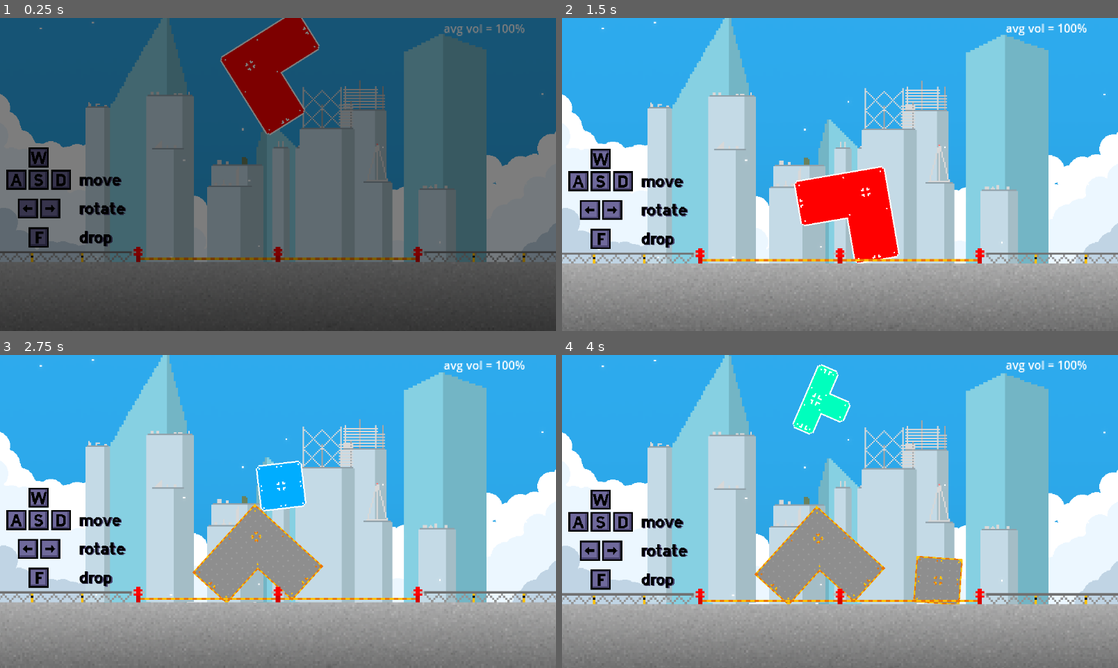
Above: before the commit, frames 1-4 (two rows, left to right).
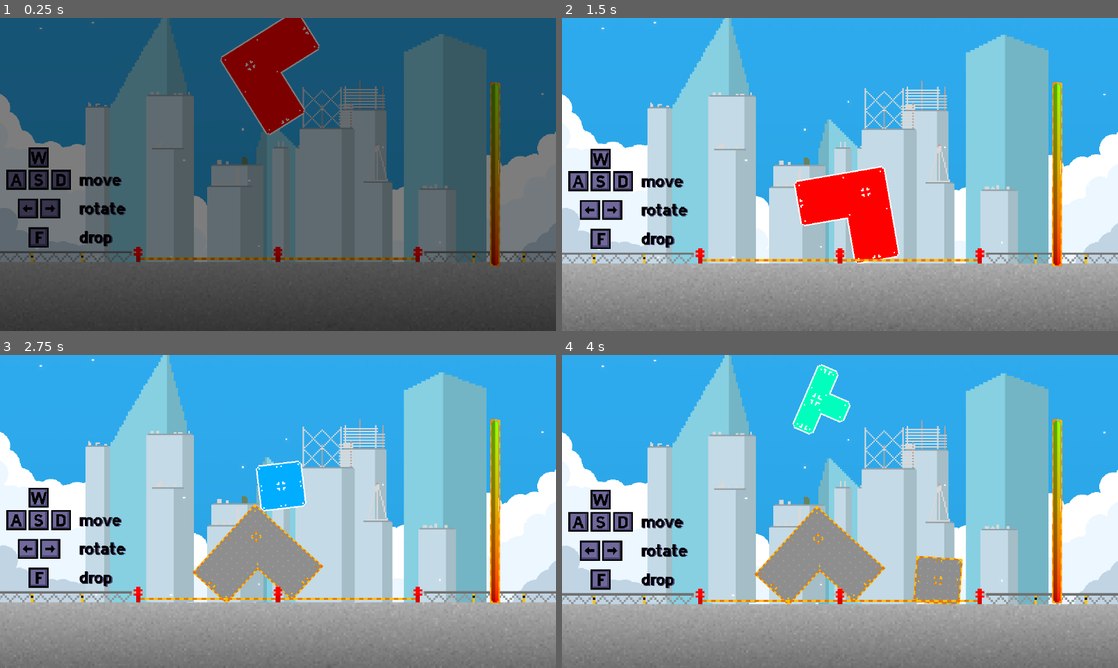
Above: after the commit, the same moments.

Repository: drew-abbo/gmtk_game_jam_game
Game: Godot game, scene res://game.tscn
Two runs of this game, one before a commit and one after it. Both use one fixed random seed, a clock stepped at 60 frames per second and the inputs below.
Inputs:
- Up to frame 1 (0.25 s): no input
- Up to frame 2 (1.5 s): hold D (move_right) 0.53-1.28 s; tap F (drop_piece) at 0.6, 1.35 s; hold S (move_down) from 1.28 s (still down)
- Up to frame 3 (2.75 s): release S (move_down) at 2.03 s; hold D (move_right) from 2.03 s (still down); tap F (drop_piece) at 2.1 s
- Up to frame 4 (4 s): release D (move_right) at 2.78 s; hold W (move_up) 2.78-3.53 s; tap F (drop_piece) at 2.85, 3.6 s; hold A (move_left) from 3.53 s (still down)

The runs differ from the first frame. In frame 1, 1.3% of the frame differs, in the area x 79-95%, y 2-80%; in frame 2, 1.3%; in frame 3, 1.3%; in frame 4, 1.3%, in the area x 79-95%, y 1-80%.

Commit message:
added stability meter

Diff:
--- a/FadeInFadeOut/fade_in_fade_out.tscn
+++ b/FadeInFadeOut/fade_in_fade_out.tscn
@@ -17,7 +17,7 @@
 script = ExtResource("1_7ruej")
 
 [node name="Sprite2D" type="Sprite2D" parent="."]
-z_index = 100
+z_index = 4000
 material = SubResource("ShaderMaterial_lr7jk")
 scale = Vector2(8, 1125)
 texture = SubResource("GradientTexture1D_jvlht")
--- a/game.gd
+++ b/game.gd
@@ -1,8 +1,10 @@
 extends Node2D
 
 ## The minimum average volume percent (building topples).
-const MIN_AVG_VOLUME: float = 71
-
+const MIN_AVG_VOLUME: float = 70.5
+## The maximum average volume percent to display (stability meter is is full
+## when >= this percent).
+const MAX_AVG_VOLUME: float = 85
 
 ## How fast the camera speed should increase
 const CAMERA_MOVE_SPEED_MULTIPLIER: float = 0.0125
@@ -50,17 +52,25 @@
 ## Whether or not the game is over.
 var game_is_over: bool = false
 
-@onready var main_camera: Camera2D = $MainCamera
+@onready var main_camera: Camera2D = $GUI/MainCamera
 
-@onready var volume_reporter: VolumeReporter = $MainCamera/VolumeReporter
+@onready var volume_reporter: VolumeReporter = $GUI/MainCamera/VolumeReporter
 
 @onready var game_over_delay_timer: Timer = $GameOverDelayTimer
 
-@onready var fade_in_fade_out: FadeInFadeOut = $FadeInFadeOut
+@onready var fade_in_fade_out: FadeInFadeOut = $GUI/FadeInFadeOut
+
+@onready var stability_meter: StabilityMeter = $GUI/StabilityMeter
+
+@onready var gui: CanvasLayer = $GUI
 
 func _ready() -> void:
 	camera_start_position = main_camera.position
 	_spawn_new_building_piece()
+
+	# fix position of gui elements to match positions in editor (hack solution)
+	gui.scale = main_camera.zoom
+	gui.offset = get_viewport_rect().size / 2
 
 
 func _process(delta: float) -> void:
@@ -69,8 +79,12 @@
 		main_camera.position.y -= vertical_camera_move_speed * delta
 		vertical_camera_move_speed *= 1 + (CAMERA_MOVE_SPEED_MULTIPLIER * delta)
 
-		# update volume debug info
-		$MainCamera/VolumeDebugInfo.text = "avg vol = " + str(volume_reporter.average_volume) + "%"
+		# stability meter
+		var display_percent: float = (
+				(volume_reporter.average_volume - MIN_AVG_VOLUME)
+				/ (MAX_AVG_VOLUME - MIN_AVG_VOLUME) * 100.0)
+
+		stability_meter.set_visible_percent(display_percent)
 
 		# fail the game if the average volume is too low
 		if volume_reporter.average_volume < MIN_AVG_VOLUME:
@@ -111,6 +125,8 @@
 	game_over_delay_timer.start()
 	fade_in_fade_out.schedule_fade_to_black(
 			game_over_delay_timer.wait_time - fade_in_fade_out.fade_time)
+
+	stability_meter.visible = false
 
 
 ## Spawns a new building piece for the player
--- a/game.tscn
+++ b/game.tscn
@@ -1,7 +1,8 @@
-[gd_scene load_steps=20 format=3 uid="uid://mnmxtuvicw0l"]
+[gd_scene load_steps=21 format=3 uid="uid://mnmxtuvicw0l"]
 
 [ext_resource type="Script" path="res://game.gd" id="1_0kqn8"]
 [ext_resource type="PackedScene" uid="uid://drbn1y7gxi1rk" path="res://FadeInFadeOut/fade_in_fade_out.tscn" id="2_jg607"]
+[ext_resource type="PackedScene" uid="uid://b30v2d45n5jrs" path="res://stability_meter.tscn" id="3_apdy7"]
 [ext_resource type="PackedScene" uid="uid://b6d2epmlana5d" path="res://Building/VolumeReporter/volume_reporter.tscn" id="3_nscb4"]
 [ext_resource type="Texture2D" uid="uid://dgmvhntjvaq16" path="res://Assets/controls.png" id="4_lpg1n"]
 [ext_resource type="Texture2D" uid="uid://cxmwjk2l2f0nj" path="res://Assets/Ground 2.png" id="5_52tm1"]
@@ -40,25 +41,25 @@
 [node name="Game" type="Node2D"]
 script = ExtResource("1_0kqn8")
 
-[node name="FadeInFadeOut" parent="." instance=ExtResource("2_jg607")]
+[node name="GUI" type="CanvasLayer" parent="."]
+layer = 0
+
+[node name="FadeInFadeOut" parent="GUI" instance=ExtResource("2_jg607")]
 do_on_ready = 3
 fade_time = 0.5
 
-[node name="MainCamera" type="Camera2D" parent="."]
+[node name="MainCamera" type="Camera2D" parent="GUI"]
 zoom = Vector2(1.5, 1.5)
 position_smoothing_enabled = true
 position_smoothing_speed = 2.0
 
-[node name="VolumeReporter" parent="MainCamera" instance=ExtResource("3_nscb4")]
+[node name="VolumeReporter" parent="GUI/MainCamera" instance=ExtResource("3_nscb4")]
 z_index = 100
 position = Vector2(-200, 164)
 
-[node name="VolumeDebugInfo" type="Label" parent="MainCamera"]
-offset_left = 229.0
-offset_top = -213.0
-offset_right = 367.0
-offset_bottom = -164.0
-text = "avg vol  = XXX%"
+[node name="StabilityMeter" parent="GUI" instance=ExtResource("3_apdy7")]
+z_index = 1000
+position = Vector2(300, 0)
 
 [node name="World" type="Node" parent="."]
 
--- /dev/null
+++ b/stability_meter.gd
@@ -0,0 +1,15 @@
+class_name StabilityMeter
+extends Node2D
+
+@onready var bar_control: Control = $BarControl
+
+var _max_size: float
+
+func _ready() -> void:
+	_max_size = bar_control.size.y
+
+
+## Set the visibility of the bar as a percent (in the range [0, 100]).
+func set_visible_percent(amount: float) -> void:
+	amount = clampf(amount, 0.0, 100.0) / 100
+	bar_control.size.y = amount * _max_size
--- /dev/null
+++ b/stability_meter.tscn
@@ -0,0 +1,27 @@
+[gd_scene load_steps=4 format=3 uid="uid://b30v2d45n5jrs"]
+
+[ext_resource type="Texture2D" uid="uid://betyaqmtx8yfm" path="res://Assets/Stability Bar Frame.png" id="1_lb6wf"]
+[ext_resource type="Script" path="res://stability_meter.gd" id="1_yq15r"]
+[ext_resource type="Texture2D" uid="uid://bd6r2uevmlfup" path="res://Assets/Stability Bar Fill.png" id="2_rnais"]
+
+[node name="StabilityMeter" type="Node2D"]
+script = ExtResource("1_yq15r")
+
+[node name="Frame" type="Sprite2D" parent="."]
+rotation = 1.5708
+texture = ExtResource("1_lb6wf")
+
+[node name="BarControl" type="Control" parent="."]
+clip_contents = true
+layout_mode = 3
+anchors_preset = 0
+offset_left = 20.0
+offset_top = 125.0
+offset_right = 60.0
+offset_bottom = 375.0
+rotation = 3.14159
+
+[node name="Bar" type="Sprite2D" parent="BarControl"]
+position = Vector2(20, 125)
+rotation = 4.71239
+texture = ExtResource("2_rnais")
